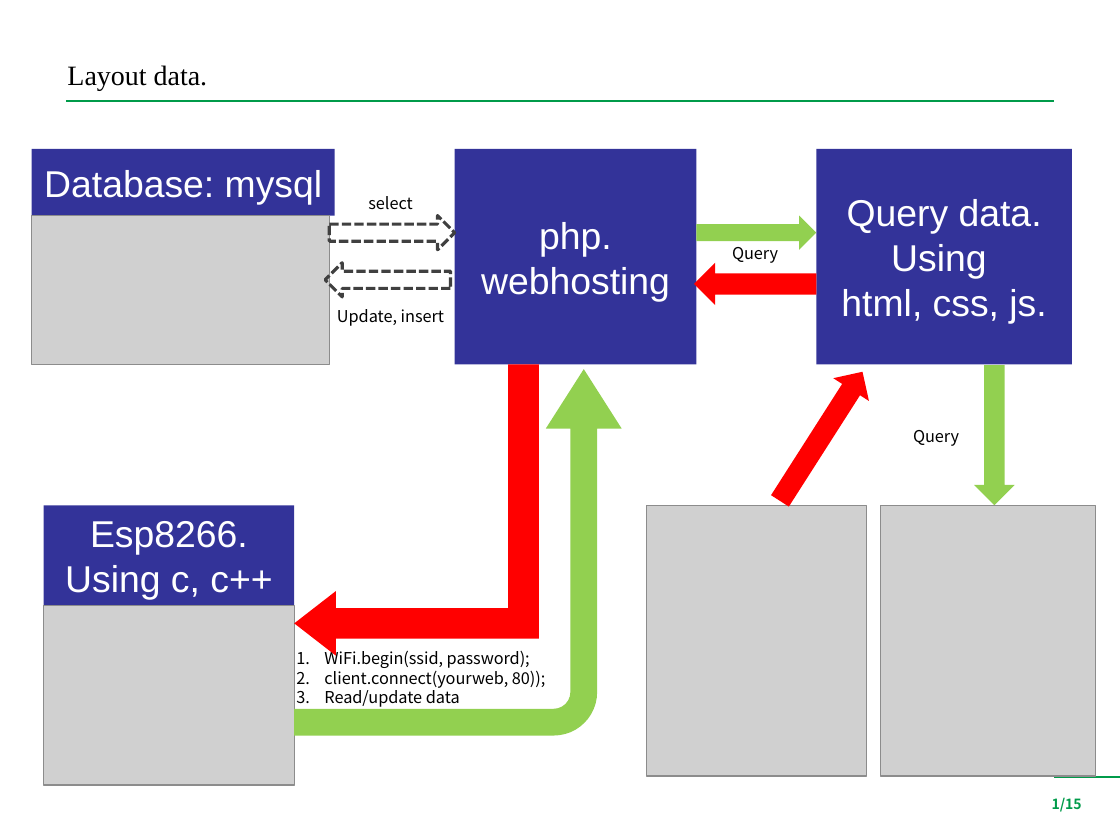
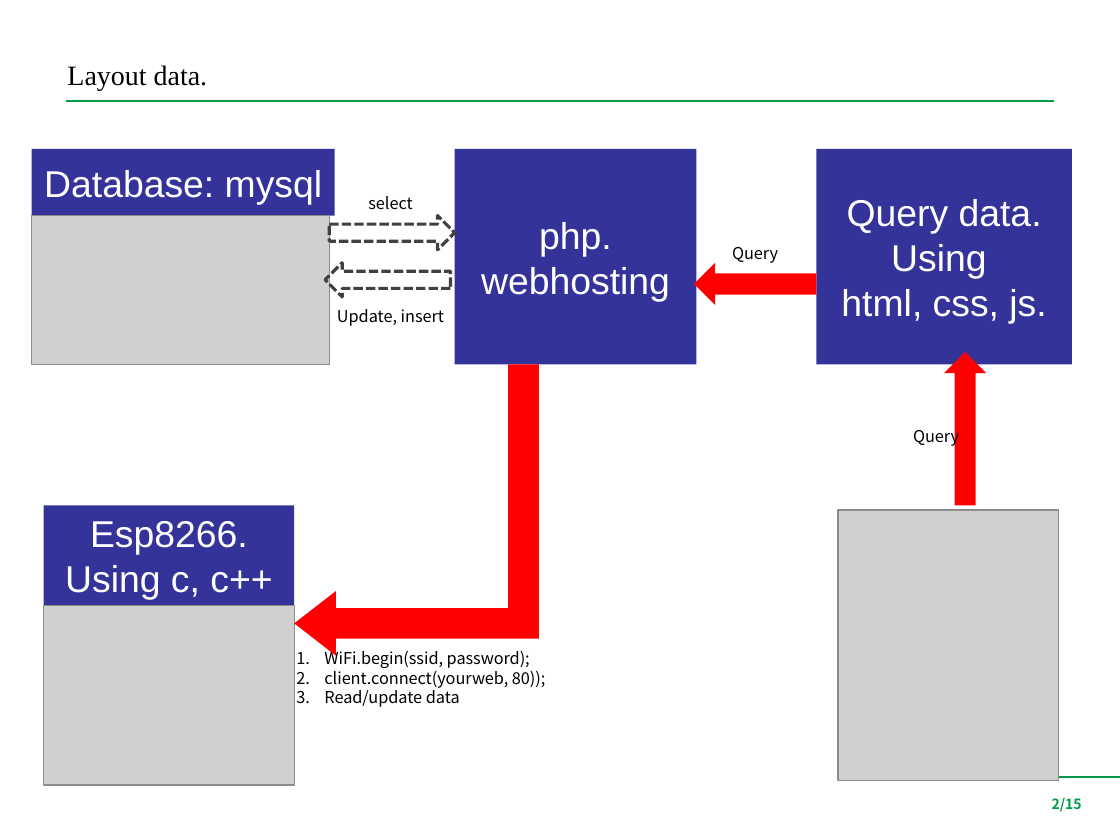
Before and after one commit to securitylong100/blynkARD, a slide deck: slide 3 of IoT_php_mysql/review .pptx (slide 2 before the commit). Drawn at 1120x840 pixels with LibreOffice and Linux fonts; fonts in the diff are those of the drawing; grey boxes stand for pictures; background and template pictures are left out. Boxes give left, top, right and bottom in pixels: in the first picture for what was removed or moved away, otherwise in the second. Text is boxed around its words. In the diff, an @@ line names an element or a change of style, - is before the commit and + after.

```diff
--- a/IoT_php_mysql/review .pptx
+++ b/IoT_php_mysql/review .pptx
@@ right arrow removed at (697, 215, 816, 250) @@
@@ up arrow at (944, 352, 987, 505): rotation 32 to 0 degrees @@
@@ bent arrow removed at (293, 370, 622, 736) @@
@@ right arrow removed at (974, 365, 1014, 505) @@
@@ picture removed at (880, 505, 1095, 776) @@
@@ picture: place and size @@
-picture at (646, 505, 867, 776)
+picture at (838, 510, 1058, 781)
@@ page number at (1052, 797, 1082, 812): text changed @@
-1/15
+2/15
```
Also in this commit, not shown: 1 slide added, 1 other file.
